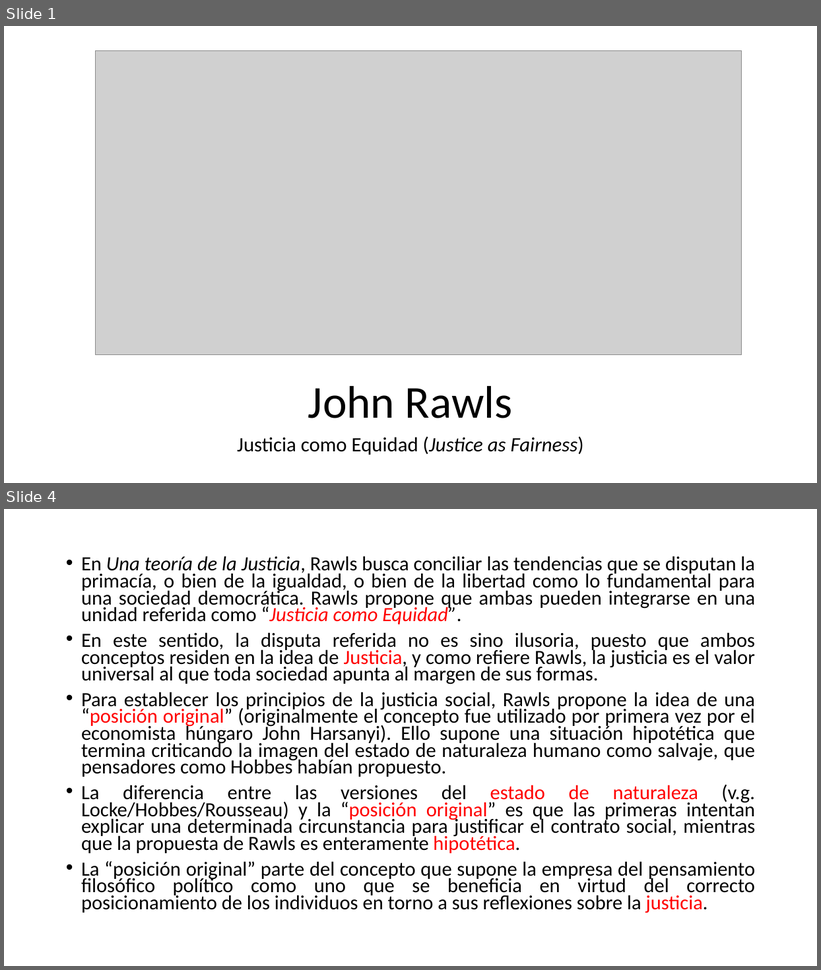
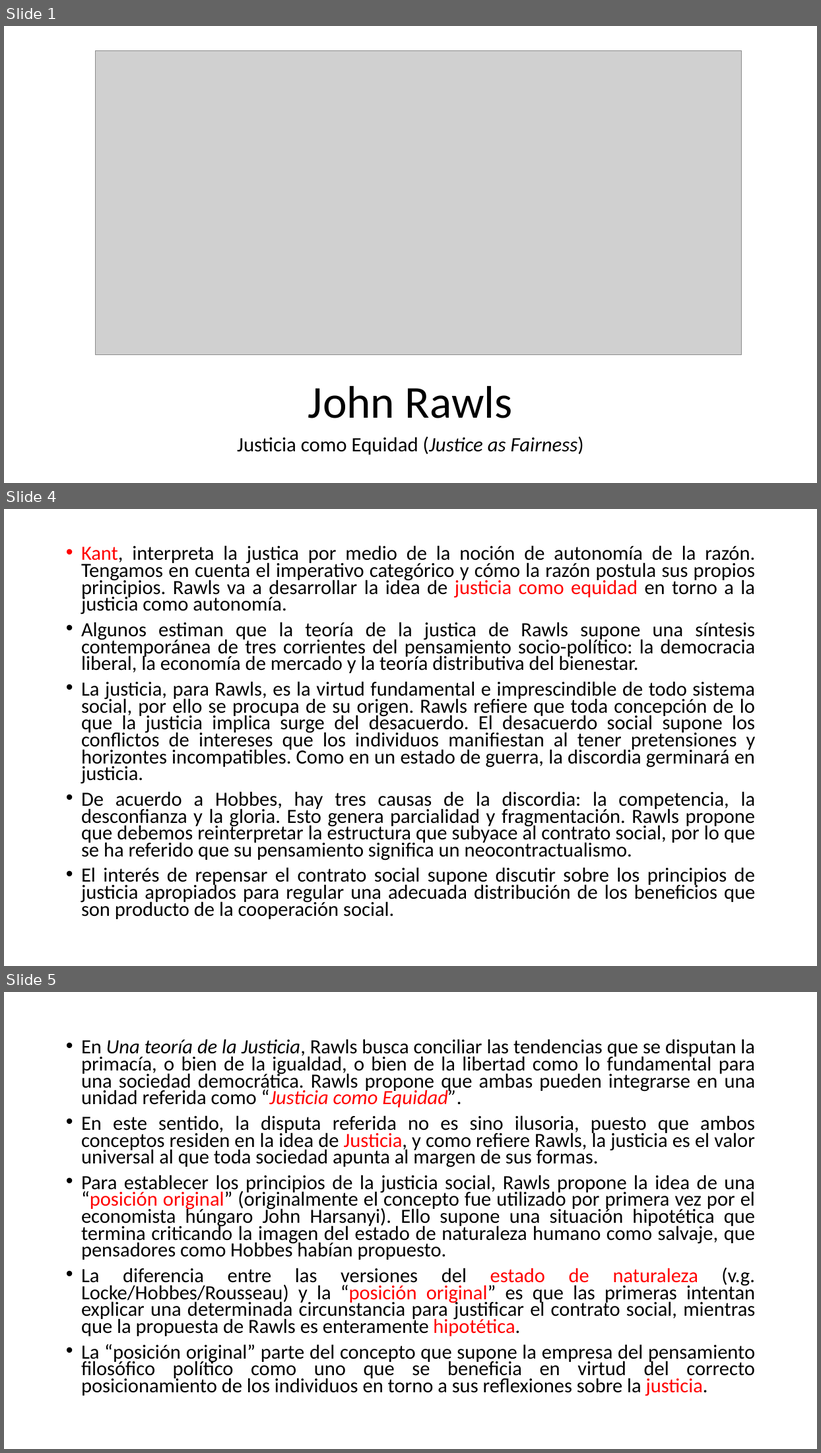
Before and after one commit to zaboltar/zaboltar.github.io, a slide deck: assets uarm/2019 sol-penscri-justfilpol/John Rawls - Justice as Fairness.pptx. Shown one above the other, each under a label of ours: slides 1 and 4 before the commit, slides 1, 4 and 5 after it; the slides between them are not shown. The pictures are 821x970 and 821x1453 pixels, drawn with LibreOffice and Linux fonts; fonts in the diff are those of the drawing; grey boxes stand for pictures. Boxes give left, top, right and bottom in pixels: in the first picture for what was removed or moved away, otherwise in the second. Text is boxed around its words. In the diff, an @@ line names an element or a change of style, - is before the commit and + after.

Commit message:
rawls2

```diff
--- a/assets uarm/2019 sol-penscri-justfilpol/John Rawls - Justice as Fairness.pptx
+++ b/assets uarm/2019 sol-penscri-justfilpol/John Rawls - Justice as Fairness.pptx
@@ slide 4 added at box(4, 509, 817, 966), background #FFFFFF @@
@@ text added at box(81, 545, 756, 920), 23.8 pt, text #000000 @@
+• Kant, interpreta la justica por medio de la noción de autonomía de la razón. Tengamos en cuenta el imperativo categórico y cómo la razón postula sus propios principios. Rawls va a desarrollar la idea de justicia como equidad en torno a la justicia como autonomía.
+• Algunos estiman que la teoría de la justica de Rawls supone una síntesis contemporánea de tres corrientes del pensamiento socio-político: la democracia liberal, la economía de mercado y la teoría distributiva del bienestar.
+• La justicia, para Rawls, es la virtud fundamental e imprescindible de todo sistema social, por ello se procupa de su origen. Rawls refiere que toda concepción de lo que la justicia implica surge del desacuerdo. El desacuerdo social supone los conflictos de intereses que los individuos manifiestan al tener pretensiones y horizontes incompatibles. Como en un estado de guerra, la discordia germinará en justicia.
+• De acuerdo a Hobbes, hay tres causas de la discordia: la competencia, la desconfianza y la gloria. Esto genera parcialidad y fragmentación. Rawls propone que debemos reinterpretar la estructura que subyace al contrato social, por lo que se ha referido que su pensamiento significa un neocontractualismo.
+• El interés de repensar el contrato social supone discutir sobre los principios de justicia apropiados para regular una adecuada distribución de los beneficios que son producto de la cooperación social.
@@ what was slide 4 is now slide 5 @@
```
Also in this commit, not shown: 3 slides changed, 2 other slides added.
